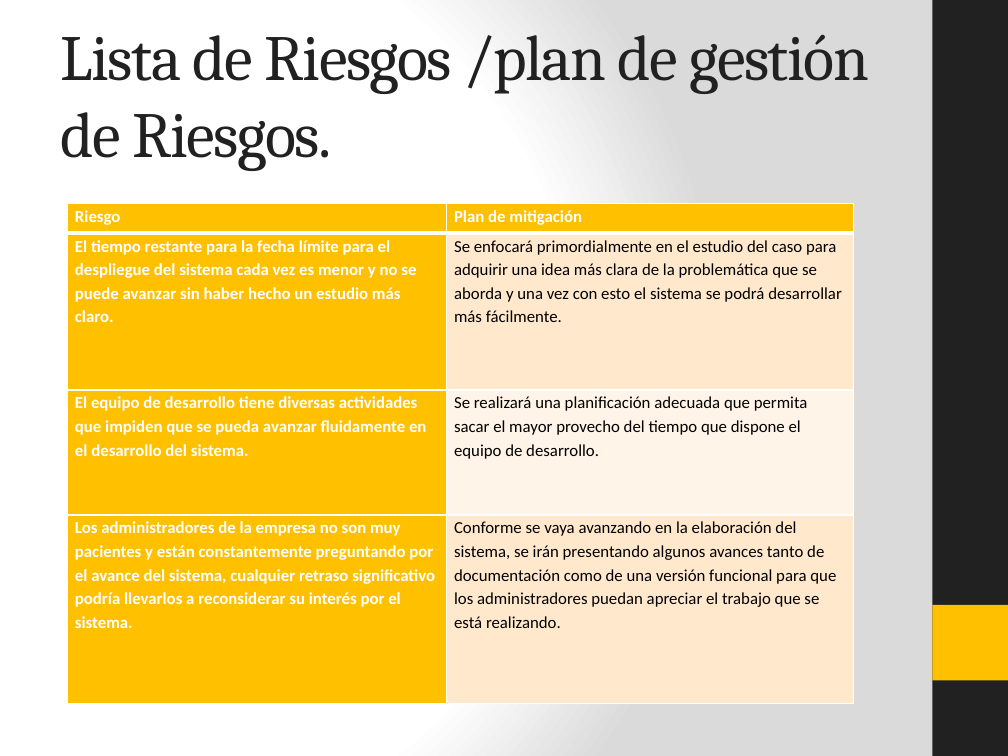
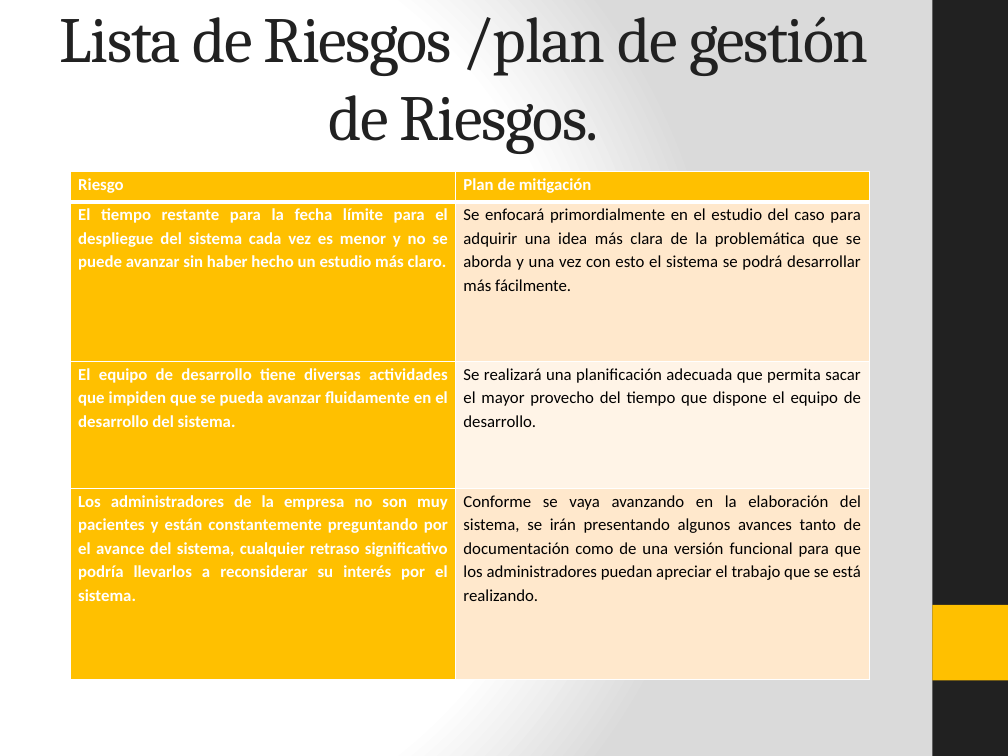
Before and after one commit to juvenmezaa/JYMPsport, a slide deck: slide 6 of Documentacion/Presentación.pptx (slide 5 before the commit). Drawn at 1008x756 pixels with LibreOffice and Linux fonts; fonts in the diff are those of the drawing. Boxes give left, top, right and bottom in pixels: in the first picture for what was removed or moved away, otherwise in the second. Text is boxed around its words. In the diff, an @@ line names an element or a change of style, - is before the commit and + after.

```diff
--- a/Documentacion/Presentación.pptx
+++ b/Documentacion/Presentación.pptx
@@ title "Lista de Riesgos /plan de ..." moved from (x1=60, y1=34, x2=870, y2=171) to (x1=60, y1=16, x2=869, y2=154) @@
@@ title "Lista de Riesgos /plan de ..." at (x1=60, y1=16, x2=869, y2=154): alignment left to centre @@
@@ table at (x1=71, y1=171, x2=869, y2=679) @@
@@ alignment left to justified @@
@@ table resized from (x1=68, y1=204, x2=853, y2=704) to (x1=71, y1=171, x2=869, y2=679) @@
```
Also in this commit, not shown: 8 other slides changed, 4 slides added, 1 slide removed, 1 other file.
